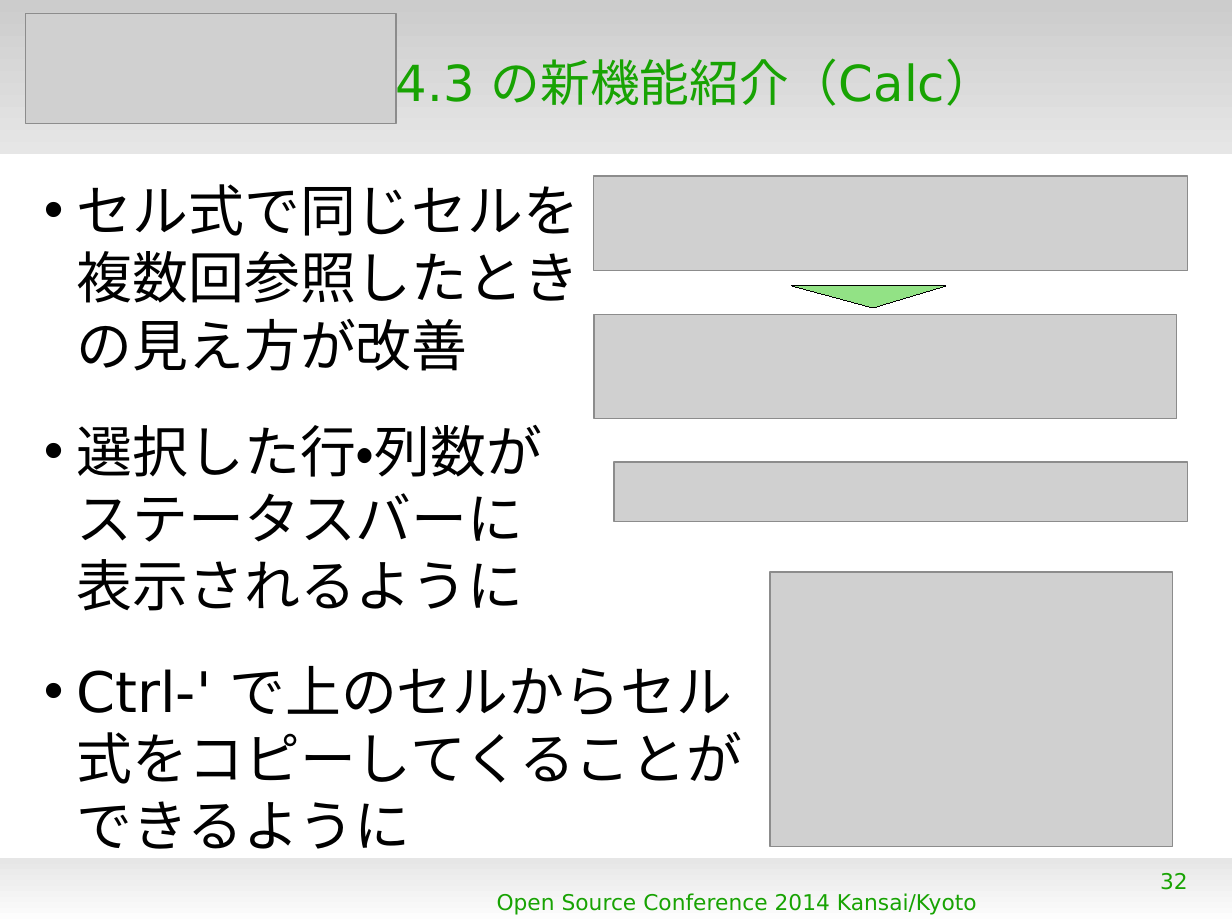
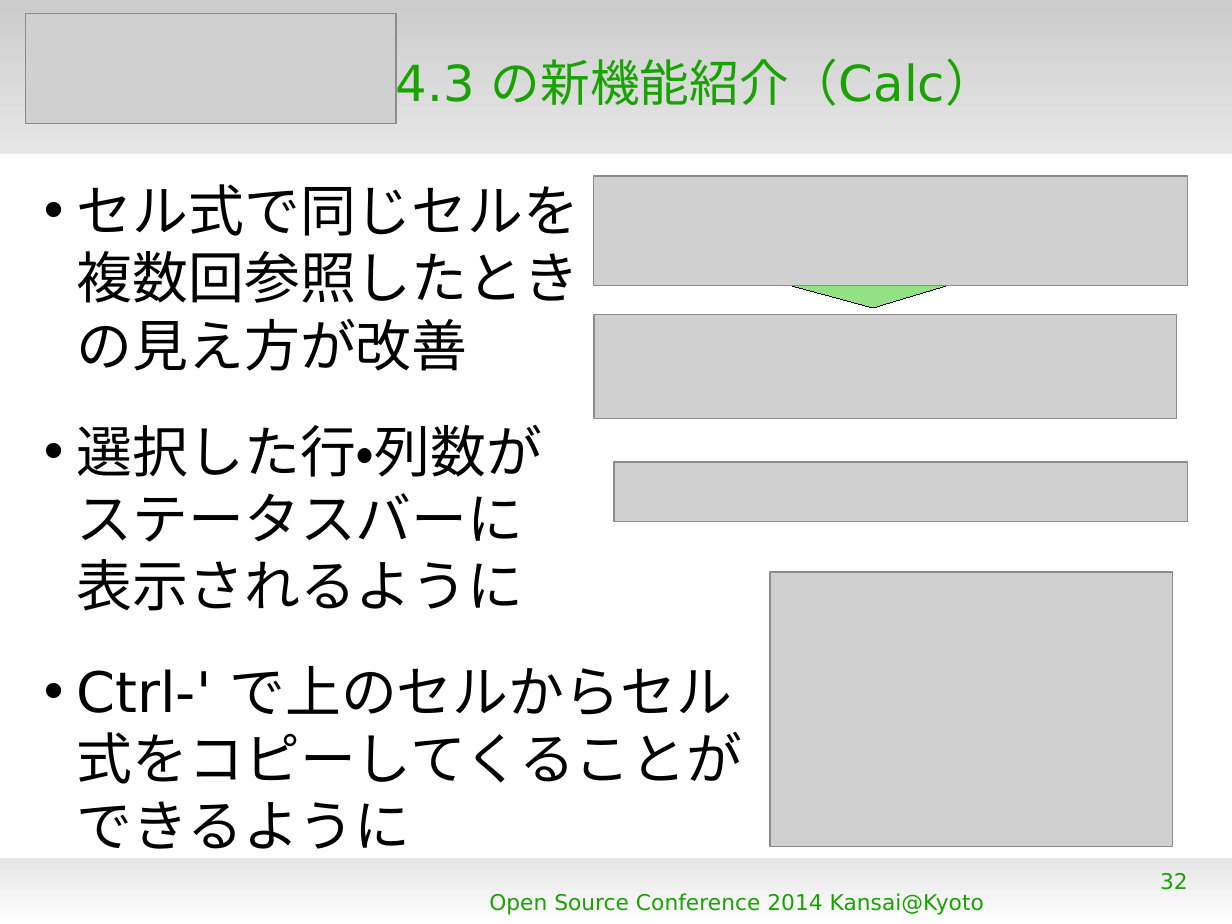
Before and after one commit to gitter-badger/KantoLibreOffice, a slide deck: slide 32 of others/OSC2014Kansai.odp. Drawn at 1232x924 pixels with LibreOffice and Linux fonts; fonts in the diff are those of the drawing; grey boxes stand for pictures; background and template pictures are left out. Boxes give left, top, right and bottom in pixels: in the first picture for what was removed or moved away, otherwise in the second. Text is boxed around its words. In the diff, an @@ line names an element or a change of style, - is before the commit and + after.

```diff
--- a/others/OSC2014Kansai.odp
+++ b/others/OSC2014Kansai.odp
@@ picture: place and size @@
-picture at box(594, 176, 1187, 271)
+picture at box(594, 176, 1187, 285)
@@ text at box(489, 893, 984, 915): text changed @@
-Open Source Conference 2014 Kansai/Kyoto
+Open Source Conference 2014 Kansai@Kyoto
```
Also in this commit, not shown: 39 other slides changed.
